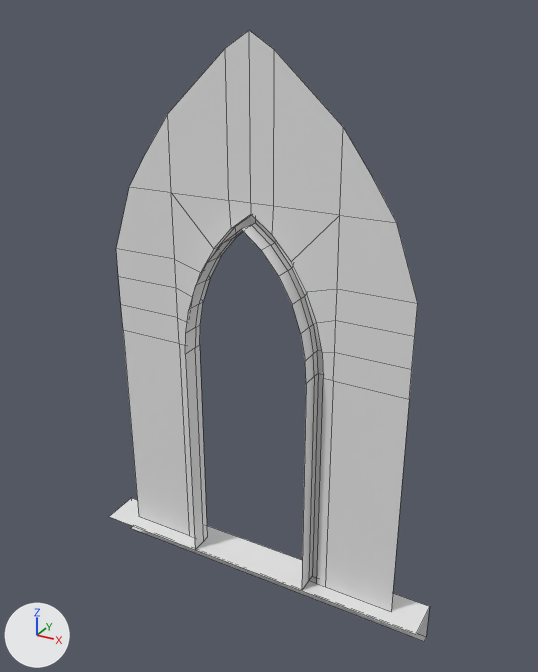
The FBX model Assets/FBX/WindowWall.fbx as it was, and as the next commit left it.
One viewpoint serves both versions: a 50 mm lens placed at (3.52, -8.07, 6.38), pointed at (0.1, -1.85, 3.27). Arrows for +X, +Y and +Z are at lower left; the lights stay in place. Mesh edges are drawn as thin lines. Where no turn or scale is listed for an object, it has been applied to the vertices.

Names of what the first picture shows: 'WindowWall'.
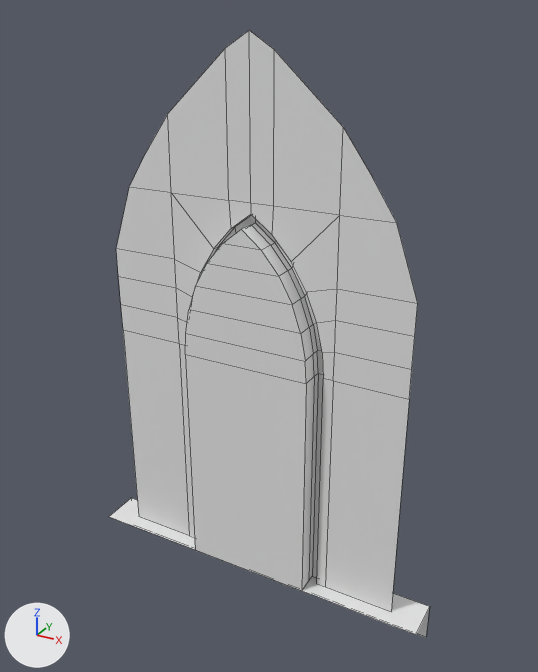
Where the change shows, as pixel boxes [x1, y1, x2, y2] in the pictures (538 x 672 px):
```json
{"object": "WindowWall", "change": "reshaped", "before": [109, 30, 430, 641], "after": [109, 30, 430, 637]}
{"part": 1, "of": "me_circle_004", "change": "built on", "after": [185, 229, 306, 591]}
{"part": 2, "of": "me_circle_004", "change": "deleted", "before": [131, 526, 426, 641]}
```

Edits to the scene script, one JSON object a line:
```json
{"block": "me_circle_004", "where": "# used by ob_windowwall; location = (0.0, 0.0, 0.0)"}
{"block": "me_circle_004", "where": "# verts and faces of me_circle_004; kept vertices keep their numbers, new ones are numbered from 117"}
{"block": "me_circle_004", "where": "# before: 113 (-2.04, -1.83, 0.0) at pixel (130, 528), 114 (2.04, -1.83, 0.0) at pixel (424, 641), 115 (2.04, -1.76, 0.0) at pixel (426, 637), 116 (-2.04, -1.76, 0.0)"}
{"op": "remove", "block": "me_circle_004", "code": "me_circle_004.from_pydata(...)  # 117 vertices, 91 faces; spans x -2.04..2.04, y -2.22..-1.76, z 0.0..6.21"}
{"op": "add", "block": "me_circle_004", "code": "me_circle_004.from_pydata(...)  # 115 vertices, 95 faces; spans x -2.04..2.04, y -2.22..-1.76, z 0.0..6.21"}
{"block": "me_circle_004", "change": "me_circle_004 part 1"}
{"block": "me_circle_004", "change": "2 faces are deleted"}
{"block": "me_circle_004", "change": "7 new faces join them"}
{"block": "me_circle_004", "change": "me_circle_004 part 2"}
{"op": "add", "block": "me_circle_004", "code": "delete_vertices([113, 114])  # with the faces that use them"}
```
